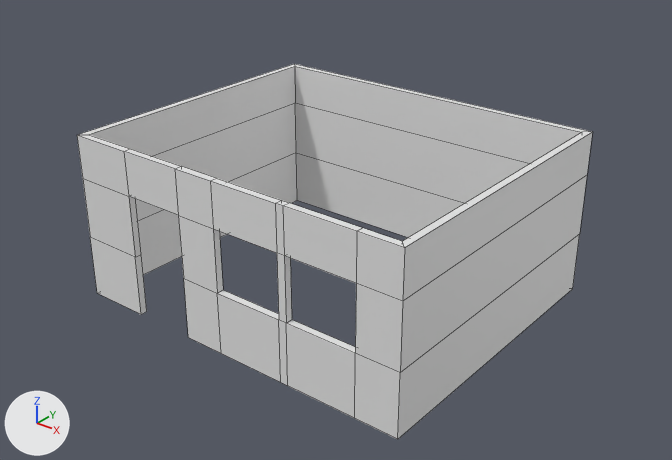
A saved change to the Blender file models/house.blend.
Rendered twice from a camera (50 mm lens) standing at (8.31, -10.38, 7.54) and looking at (0.15, -0.18, 1.22). Every picture has the same lights, and +X, +Y and +Z are marked at lower left. Mesh edges are drawn as thin lines. Materials are left out; every surface is plain grey.

The first picture shows 'house'.
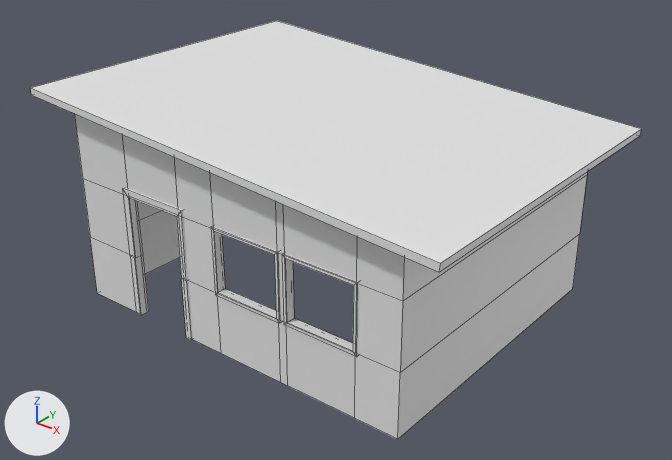
The change, as a diff of the scene's bpy script:
```diff
--- a/models/house.blend.py
+++ b/models/house.blend.py
@@ me_cube_001 @@
 # used by ob_house; location = (0.0, 0.0, 0.0)
-me_cube_001.from_pydata(...)  # 80 vertices, 84 faces; spans x -2.99..2.99, y -2.48..2.48, z 0.0..2.73
+me_cube_001.from_pydata(...)  # 144 vertices, 112 faces; spans x -3.64..3.64, y -2.74..2.74, z 0.0..3.4
+# me_cube_001 part 1: a new loose piece of 24 vertices spanning x -2.0..-0.75, y -2.5..-2.34, z 0.0..2.13
+# me_cube_001 part 2: a new loose piece of 16 vertices spanning x 1.11..2.33, y -2.5..-2.35, z 0.98..2.05
+# me_cube_001 part 3: a new loose piece of 16 vertices spanning x -0.19..1.04, y -2.5..-2.35, z 0.98..2.05
+# me_cube_001 part 4
+# 32 faces are deleted
+# 4 vertices in x -2.99..-2.87, y -2.48..2.48, z 2.73 move by (0.0, 0.0, 0.53)
+# 3 vertices in x 1.01..1.14, y -2.48..-2.36, z 2.73 move by (0.0, 0.0, 0.24)
+# 13 vertices move from x -1.91..2.99, y -2.48..2.48, z 2.73 to x -1.91..2.99, y -2.48..2.48, z 2.83..3.19
+# 8 vertices are added at x -3.64..3.64, y -2.74..2.74, z 2.73..3.4
+# 6 new faces join them
```

Where the change shows, as pixel boxes [x1, y1, x2, y2] in the pictures (672 x 460 px):
'house', reshaped (19% wider, 11% taller)
    before: [77, 64, 592, 439]
    after: [30, 21, 641, 439]
part 1 of me_cube_001, added
    after: [123, 188, 192, 340]
part 2 of me_cube_001, added
    after: [282, 253, 358, 357]
part 3 of me_cube_001, added
    after: [211, 226, 281, 323]
part 4 of me_cube_001, cut back
    before: [77, 64, 592, 353]
    after: [30, 21, 641, 285]
